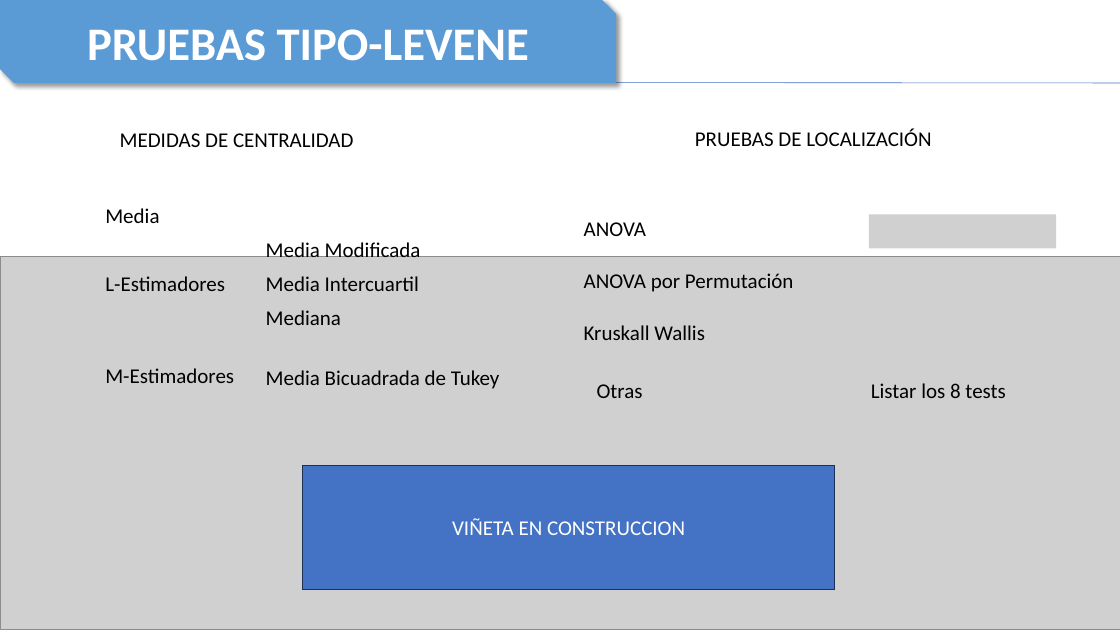
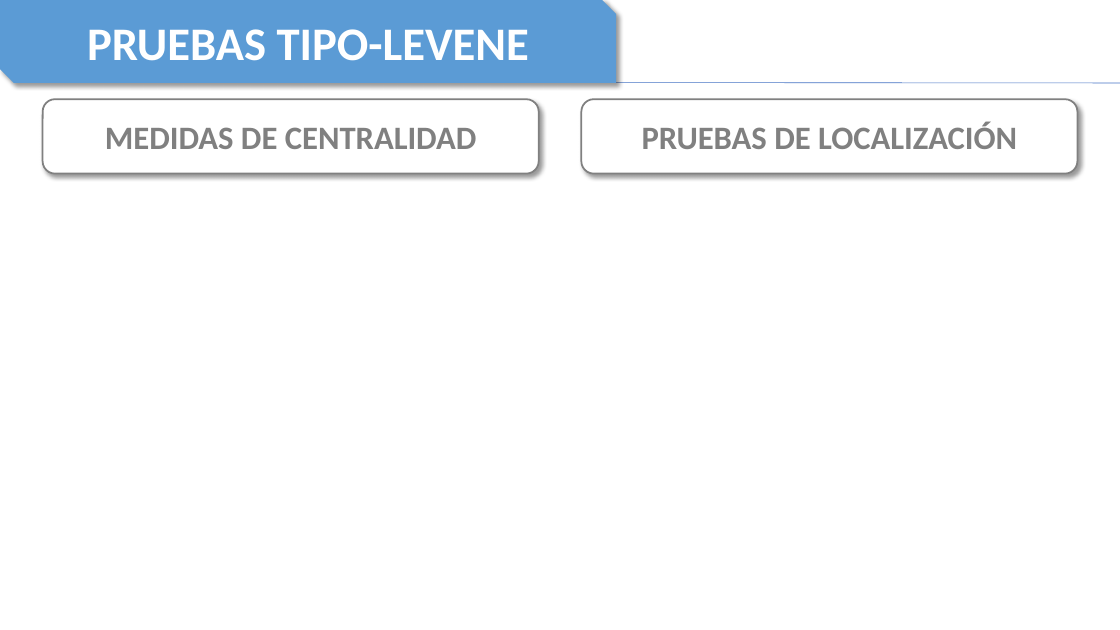
Before and after one commit to TheNaranjero/sae-2026, a slide deck: slide 8 of Presentation1.pptx (slide 6 before the commit). Drawn at 1120x630 pixels with LibreOffice and Linux fonts; fonts in the diff are those of the drawing; grey boxes stand for pictures. Boxes give left, top, right and bottom in pixels: in the first picture for what was removed or moved away, otherwise in the second. Text is boxed around its words. In the diff, an @@ line names an element or a change of style, - is before the commit and + after.

Commit message:
presentacion

```diff
--- a/Presentation1.pptx
+++ b/Presentation1.pptx
@@ rounded rectangle "MEDIDAS DE CENTRALIDAD" at <box>43,99,539,174</box>: size 18 to 28 pt, text colour #000000 to #808080, bold on; alignment left to centre; vertical alignment top to middle; fill none to #FFFFFF; outline none to #808080 1.5 pt; shadow on @@
@@ rounded rectangle "MEDIDAS DE CENTRALIDAD": place and size @@
-rounded rectangle "MEDIDAS DE CENTRALIDAD" at <box>120,133,353,147</box>
+rounded rectangle "MEDIDAS DE CENTRALIDAD" at <box>43,99,539,174</box>
@@ rounded rectangle "PRUEBAS DE LOCALIZACIÓN": place and size @@
-rounded rectangle "PRUEBAS DE LOCALIZACIÓN" at <box>695,128,931,146</box>
+rounded rectangle "PRUEBAS DE LOCALIZACIÓN" at <box>581,99,1078,174</box>
@@ rounded rectangle "PRUEBAS DE LOCALIZACIÓN" at <box>581,99,1078,174</box>: size 18 to 28 pt, text colour #000000 to #808080, bold on; alignment left to centre; vertical alignment top to middle; fill none to #FFFFFF; outline none to #808080 1.5 pt; shadow on @@
@@ text removed at <box>105,208,159,223</box> @@
-Media
@@ text removed at <box>266,239,421,257</box> @@
-Media Modificada
@@ text removed at <box>584,222,646,236</box> @@
-ANOVA
@@ picture removed at <box>869,214,1056,248</box> @@
@@ picture removed at <box>0,256,1120,629</box> @@
@@ picture removed at <box>869,264,1056,297</box> @@
@@ text removed at <box>105,276,225,291</box> @@
-L-Estimadores
@@ text removed at <box>266,276,419,291</box> @@
-Media Intercuartil
@@ text removed at <box>584,273,794,292</box> @@
-ANOVA por Permutación
@@ text removed at <box>266,310,341,325</box> @@
-Mediana
@@ text removed at <box>584,325,705,340</box> @@
-Kruskall Wallis
@@ picture removed at <box>863,315,1050,349</box> @@
@@ text removed at <box>105,368,234,383</box> @@
-M-Estimadores
@@ text removed at <box>266,370,500,389</box> @@
-Media Bicuadrada de Tukey
@@ text removed at <box>597,384,643,398</box> @@
-Otras
@@ text removed at <box>871,383,1005,398</box> @@
-Listar los 8 tests
@@ rectangle removed at <box>302,465,835,590</box> @@
-VIÑETA EN CONSTRUCCION
```
Also in this commit, not shown: 6 other slides changed, 4 slides added.
